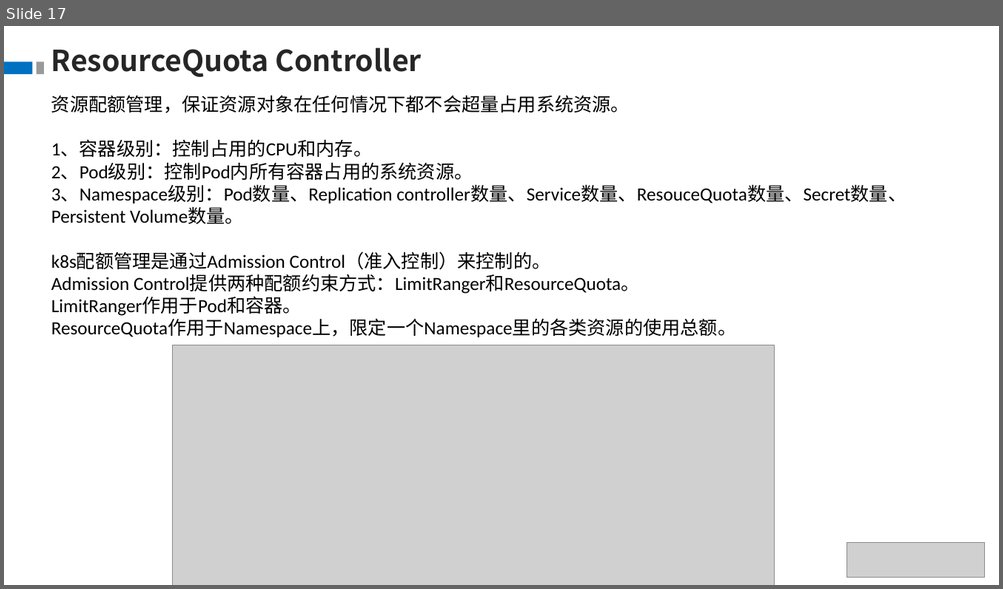
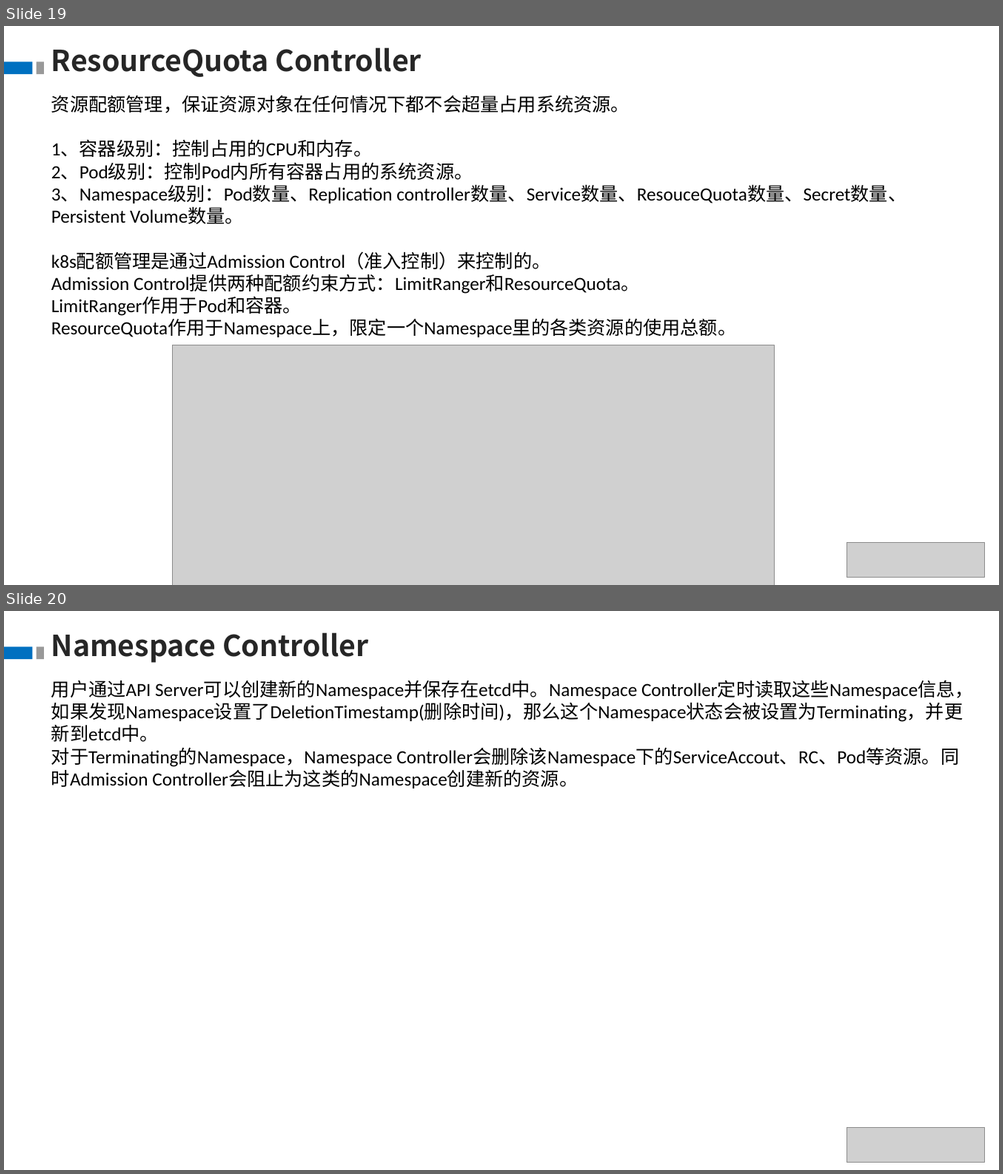
Before and after one commit to theDEADpool/data_structure, a slide deck: k8s.pptx. Shown one above the other, each under a label of ours: slide 17 before the commit, slides 19 and 20 after it. The pictures are 1003x589 and 1003x1174 pixels, drawn with LibreOffice and Linux fonts; fonts in the diff are those of the drawing; grey boxes stand for pictures. Boxes give left, top, right and bottom in pixels: in the first picture for what was removed or moved away, otherwise in the second. Text is boxed around its words. In the diff, an @@ line names an element or a change of style, - is before the commit and + after.

```diff
--- a/k8s.pptx
+++ b/k8s.pptx
@@ slide 20 added at box(4, 611, 999, 1170), background #FFFFFF @@
@@ text added at box(51, 632, 368, 663), 28 pt, text #262626, bold @@
+Namespace Controller
@@ rectangle added at box(4, 647, 32, 660), fill #0070C0 @@
@@ rectangle added at box(36, 647, 43, 660), fill #999999 @@
@@ text added at box(51, 680, 973, 789), 18 pt, text #000000 @@
+用户通过API Server可以创建新的Namespace并保存在etcd中。Namespace Controller定时读取这些Namespace信息，如果发现Namespace设置了DeletionTimestamp(删除时间)，那么这个Namespace状态会被设置为Terminating，并更新到etcd中。
+对于Terminating的Namespace，Namespace Controller会删除该Namespace下的ServiceAccout、RC、Pod等资源。同时Admission Controller会阻止为这类的Namespace创建新的资源。
@@ picture added at box(847, 1128, 984, 1163) @@
@@ what was slide 17 is now slide 19 @@
```
Also in this commit, not shown: 3 slides changed, 7 other slides added.
